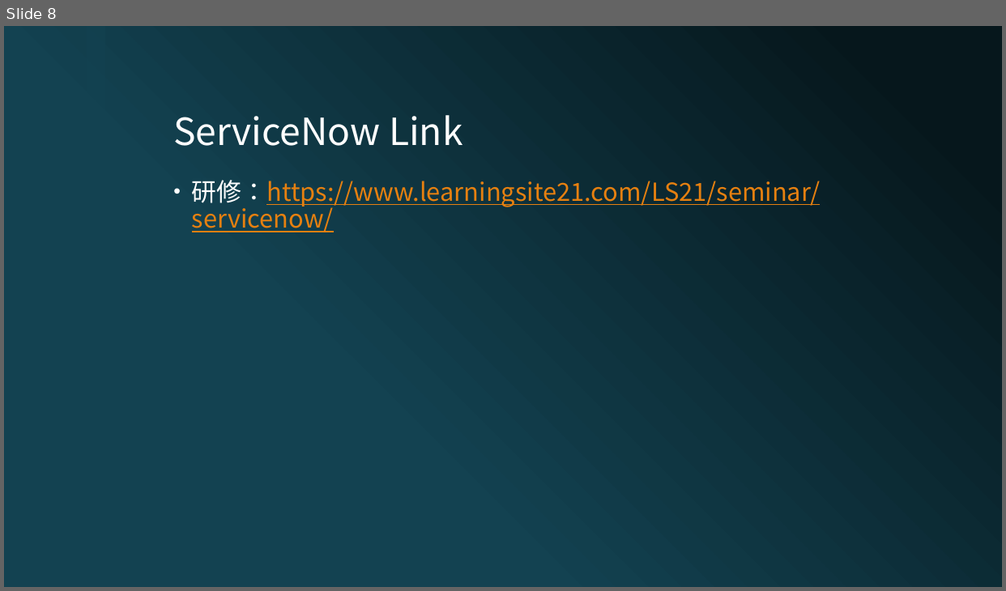
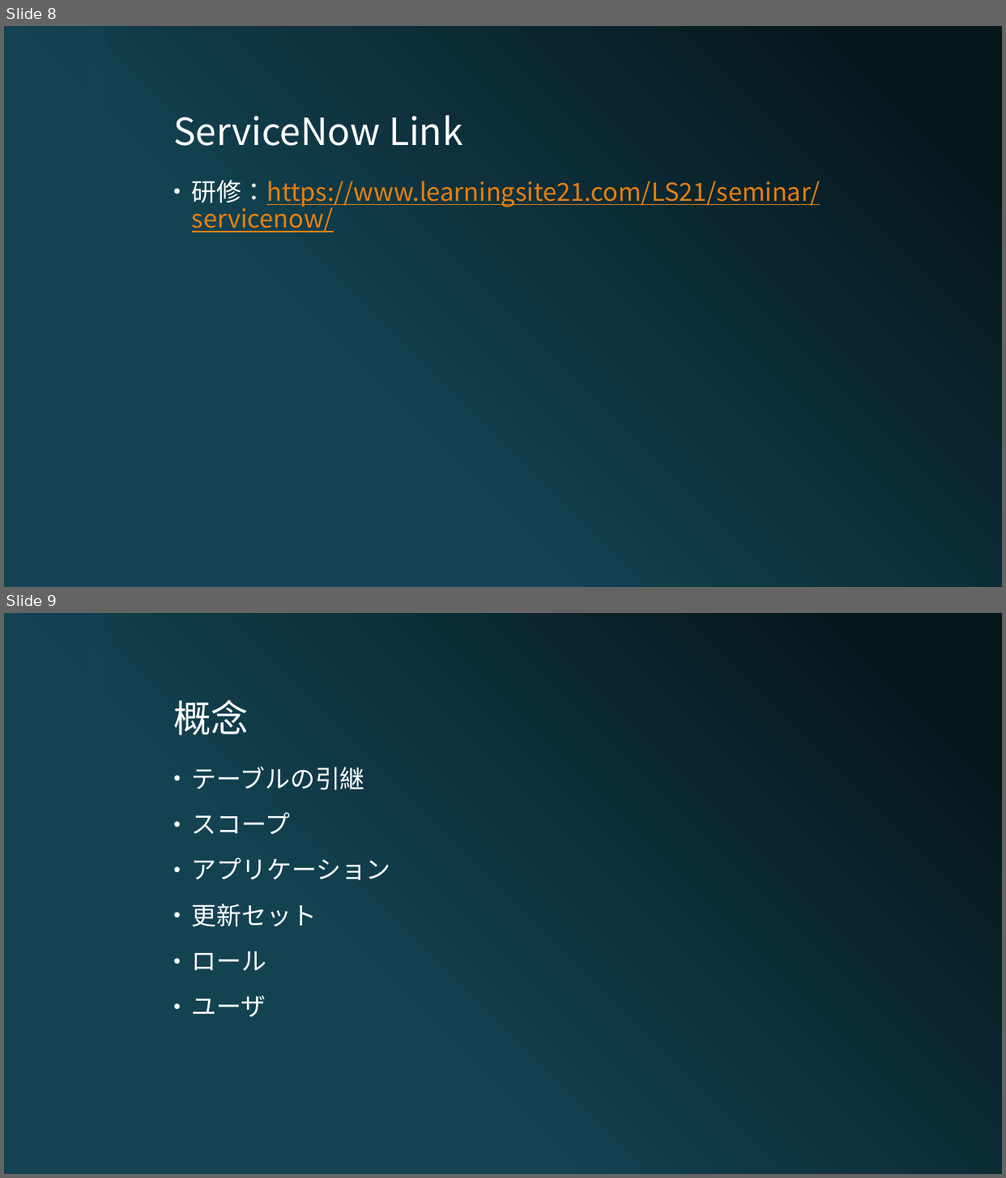
Before and after one commit to ChivasTang/fs-sn, a slide deck: ServiceNow.pptx. Shown one above the other, each under a label of ours: slide 8 before the commit, slides 8 and 9 after it. The pictures are 1006x591 and 1006x1178 pixels, drawn with LibreOffice and Linux fonts; fonts in the diff are those of the drawing; background and template pictures are left out. Boxes give left, top, right and bottom in pixels: in the first picture for what was removed or moved away, otherwise in the second. Text is boxed around its words. In the diff, an @@ line names an element or a change of style, - is before the commit and + after.

```diff
--- a/ServiceNow.pptx
+++ b/ServiceNow.pptx
@@ slide 9 added at (4,613,1002,1174), background picture (left out); not listed: 1 template element that a slide beside it also shows @@
@@ title added at (173,700,248,735), 36 pt, text #FFFFFF @@
+概念
@@ text added at (192,767,391,1017), 24 pt, text #FFFFFF @@
+• テーブルの引継
+• スコープ
+• アプリケーション
+• 更新セット
+• ロール
+• ユーザ
```
Also in this commit, not shown: 1 slide changed, 1 slide removed, 2 other files.
